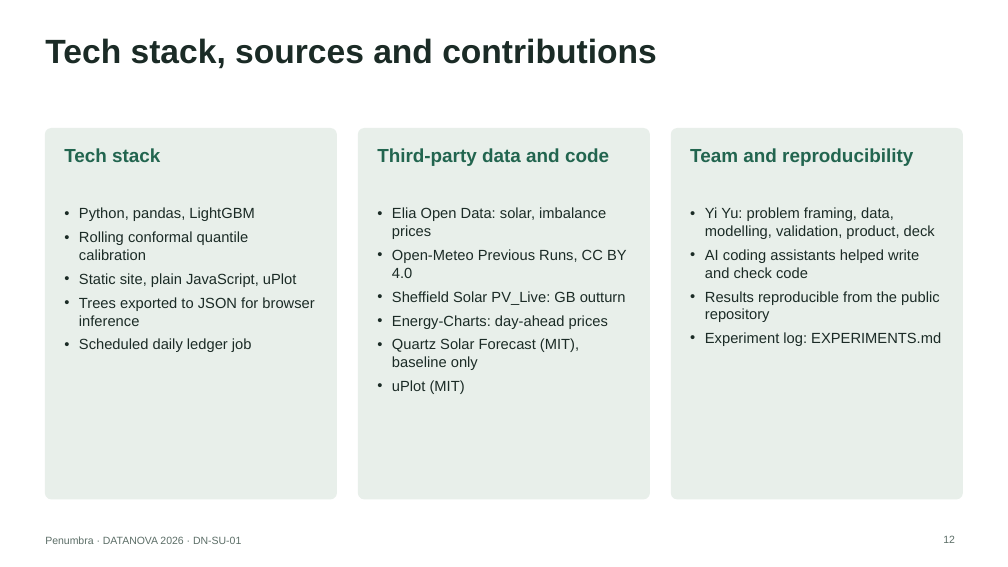
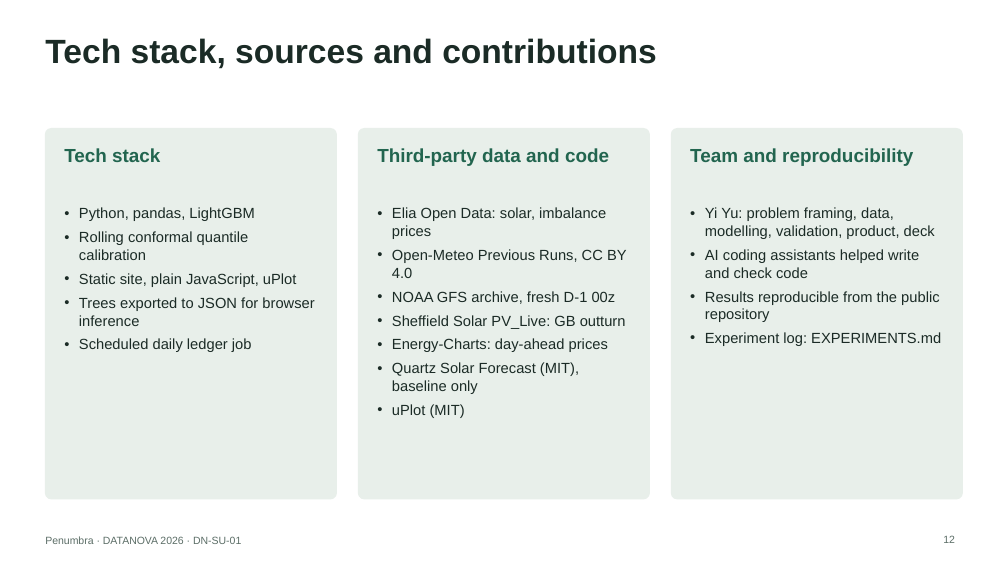
Before and after one commit to yy5652-hash/penumbra, a slide deck: slide 12 of site/Penumbra_DATANOVA_2026.pptx. Drawn at 1008x567 pixels with LibreOffice and Linux fonts; fonts in the diff are those of the drawing. Boxes give left, top, right and bottom in pixels: in the first picture for what was removed or moved away, otherwise in the second. Text is boxed around its words. In the diff, an @@ line names an element or a change of style, - is before the commit and + after.

```diff
--- a/site/Penumbra_DATANOVA_2026.pptx
+++ b/site/Penumbra_DATANOVA_2026.pptx
@@ text at [392,291,616,304]: paragraph added @@
+• NOAA GFS archive, fresh D-1 00z
```
Also in this commit, not shown: 7 other slides changed, 16 other files.
